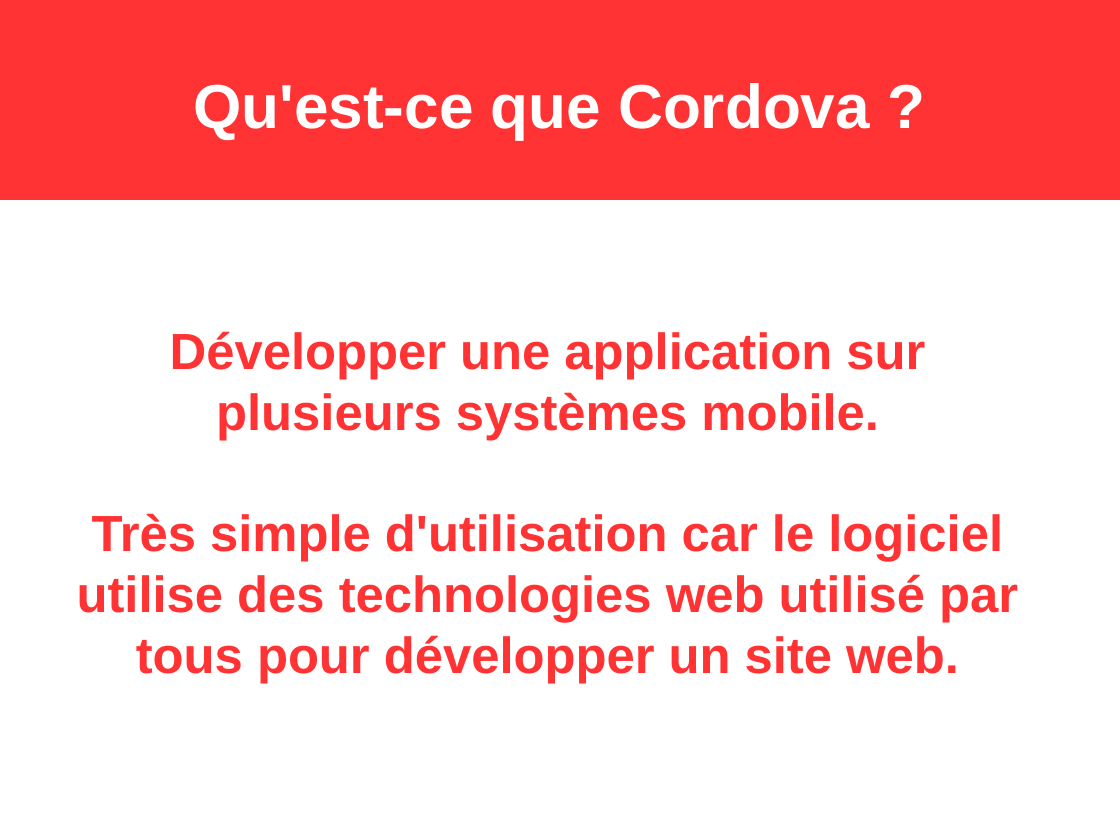
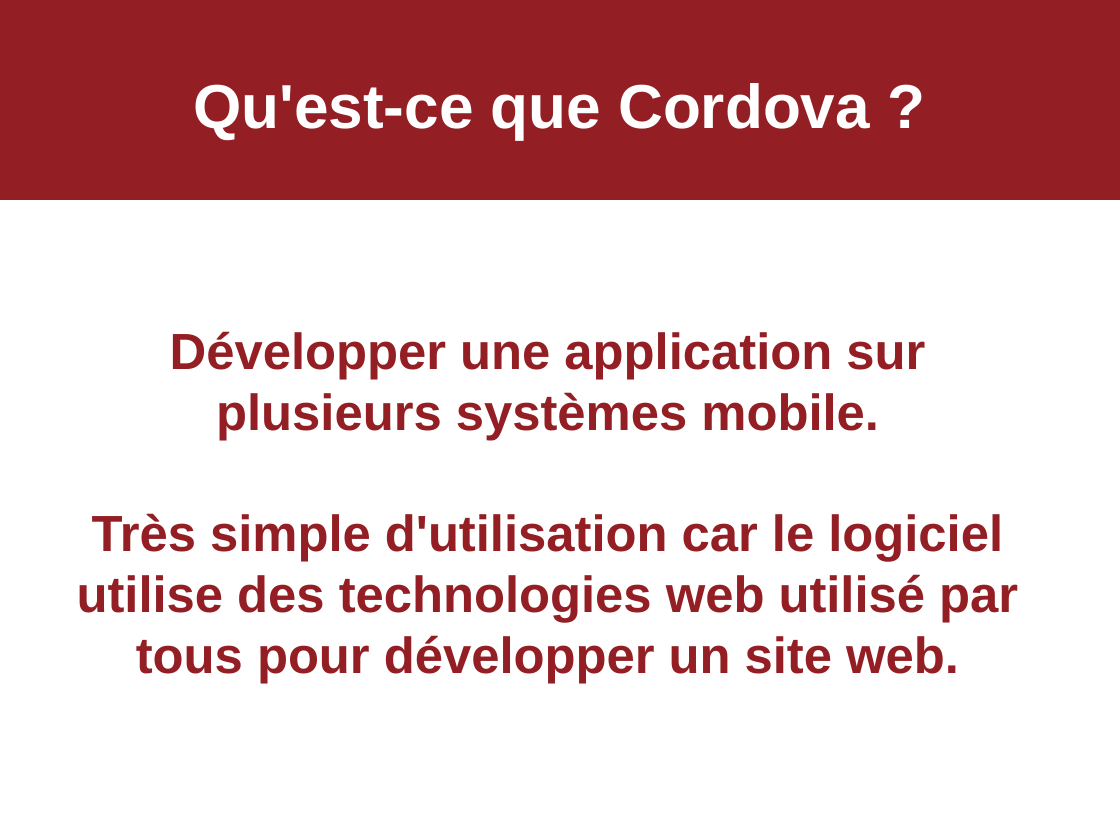
Before and after one commit to psykocatisgod/iesa2016-a3-mobile-tano, a slide deck: slide 1 of sources/cordova.odp. Drawn at 1120x840 pixels with LibreOffice and Linux fonts; fonts in the diff are those of the drawing. Boxes give left, top, right and bottom in pixels: in the first picture for what was removed or moved away, otherwise in the second. Text is boxed around its words. In the diff, an @@ line names an element or a change of style, - is before the commit and + after.

```diff
--- a/sources/cordova.odp
+++ b/sources/cordova.odp
@@ rectangle at [0,0,1120,200]: fill #FF3333 to #931F25; outline #FF3333 0 pt to #931F25 0 pt @@
@@ text "Développer une application sur plusieurs ..." at [77,331,1018,684]: text colour #FF3333 to #931F25 @@
```
Also in this commit, not shown: 2 other slides changed, 15 other files.
